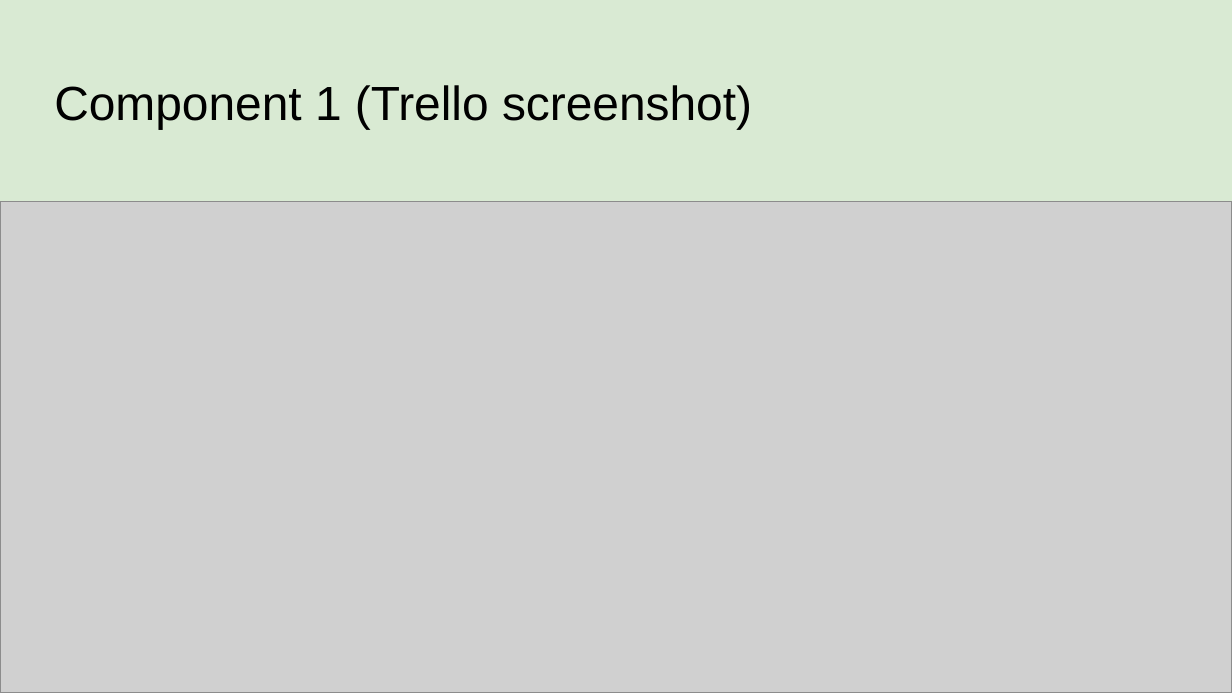
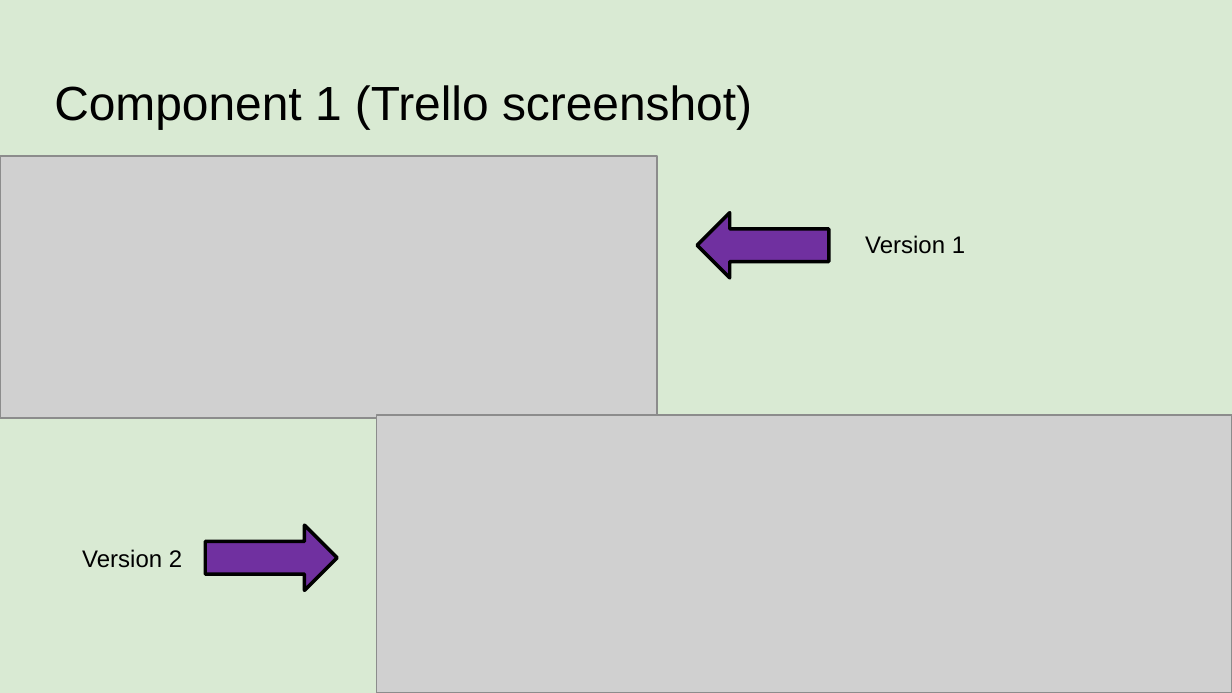
Before and after one commit to George7387/pizza_bot, a slide deck: slide 4 of 022_91893+_+91897+Documentation.pptx. Drawn at 1232x693 pixels with LibreOffice and Linux fonts; fonts in the diff are those of the drawing; grey boxes stand for pictures. Boxes give left, top, right and bottom in pixels: in the first picture for what was removed or moved away, otherwise in the second. Text is boxed around its words. In the diff, an @@ line names an element or a change of style, - is before the commit and + after.

```diff
--- a/022_91893+_+91897+Documentation.pptx
+++ b/022_91893+_+91897+Documentation.pptx
@@ picture: place and size @@
-picture at (0,202,1232,693)
+picture at (0,156,657,419)
@@ left arrow added at (697,213,829,278), fill #7030A0, outline #000000 2 pt @@
@@ text added at (865,235,965,254), 14 pt, text #000000 @@
+Version 1
@@ picture added at (377,415,1232,693) @@
@@ right arrow added at (206,525,338,590), fill #7030A0, outline #000000 2 pt @@
@@ text added at (82,549,182,568), 14 pt, text #000000 @@
+Version 2
```
Also in this commit, not shown: 1 other slide changed, 1 slide added, 2 other files.
